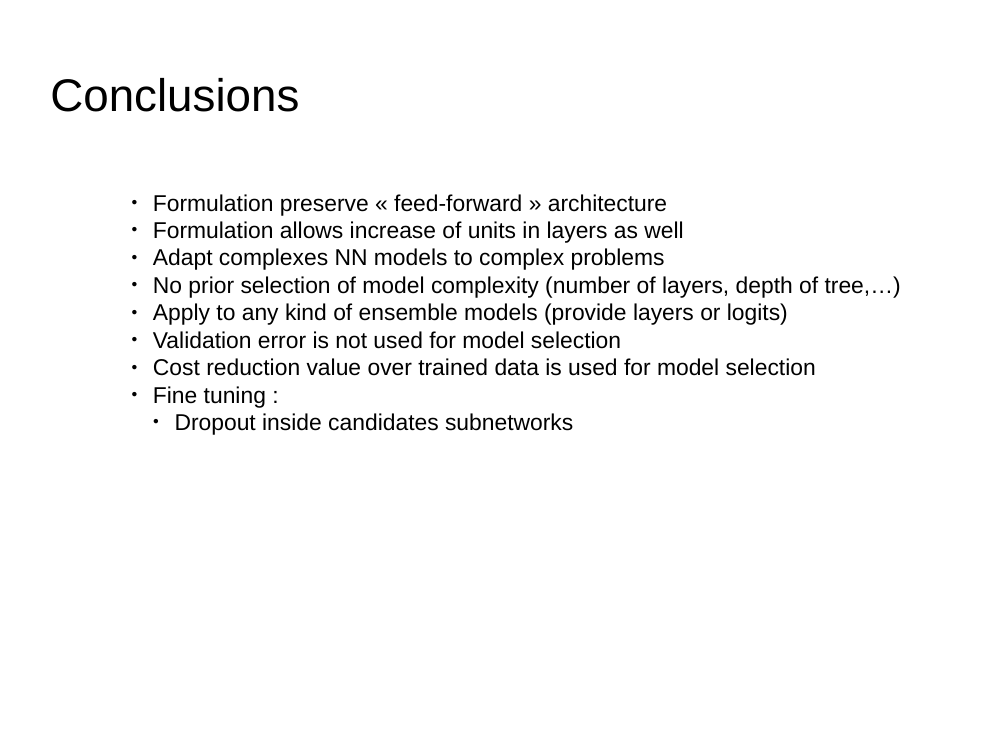
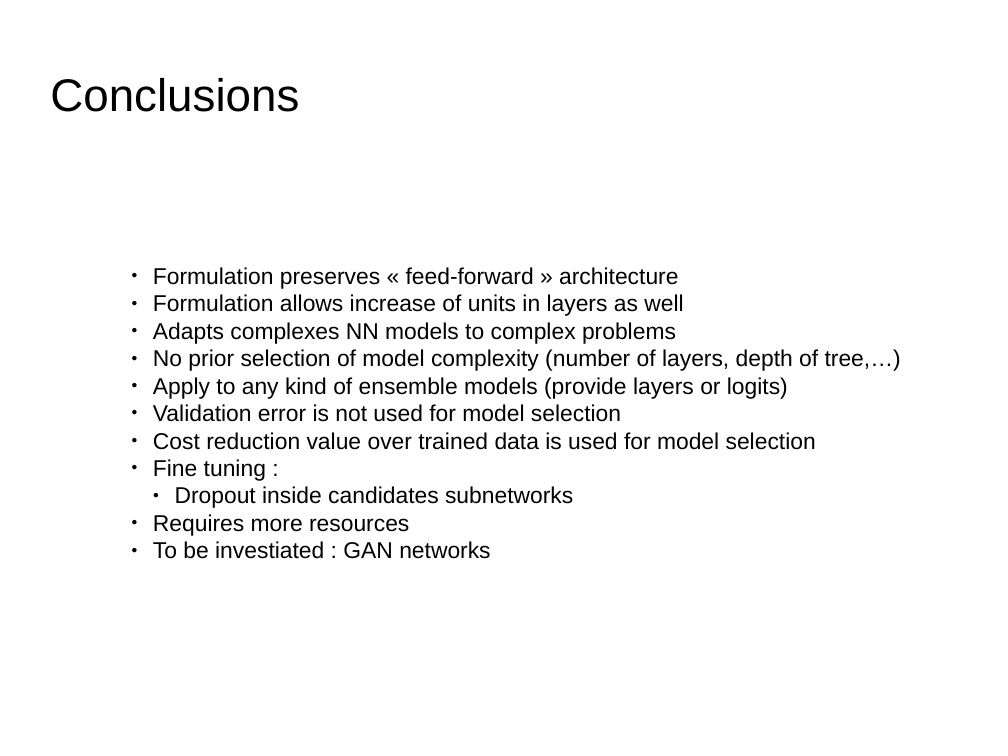
Before and after one commit to dataforcast/OC_Datascientist, a slide deck: slide 37 of P8/report/Openclassrooms_ParcoursDatascientist_P8-V1.odp (slide 34 before the commit). Drawn at 1008x756 pixels with LibreOffice and Linux fonts; fonts in the diff are those of the drawing; background and template pictures are left out. Boxes give left, top, right and bottom in pixels: in the first picture for what was removed or moved away, otherwise in the second. Text is boxed around its words. In the diff, an @@ line names an element or a change of style, - is before the commit and + after.

```diff
--- a/P8/report/Openclassrooms_ParcoursDatascientist_P8-V1.odp
+++ b/P8/report/Openclassrooms_ParcoursDatascientist_P8-V1.odp
@@ text "Formulation preserves « feed-forward » ...": place and size @@
-text "Formulation preserves « feed-forward » ..." at bbox=[153, 194, 901, 435]
+text "Formulation preserves « feed-forward » ..." at bbox=[153, 267, 901, 559]
@@ text at bbox=[153, 267, 678, 289]: text changed @@
-● Formulation preserve « feed-forward » architecture
+● Formulation preserves « feed-forward » architecture
@@ text at bbox=[153, 322, 676, 344]: text changed @@
-● Adapt complexes NN models to complex problems
+● Adapts complexes NN models to complex problems
@@ text at bbox=[153, 514, 490, 559]: paragraphs added @@
+● Requires more resources
+● To be investiated : GAN networks
```
Also in this commit, not shown: 11 other slides changed, 7 slides added, 4 slides removed, 7 other files.
